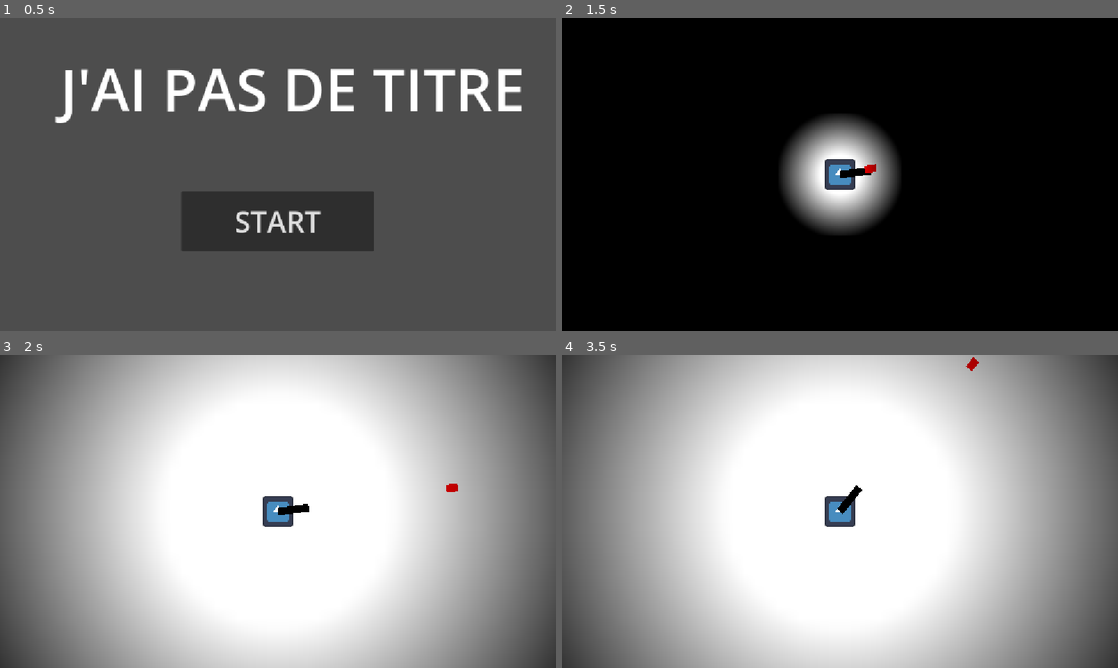
Above: before the commit, frames 1-4 (two rows, left to right).
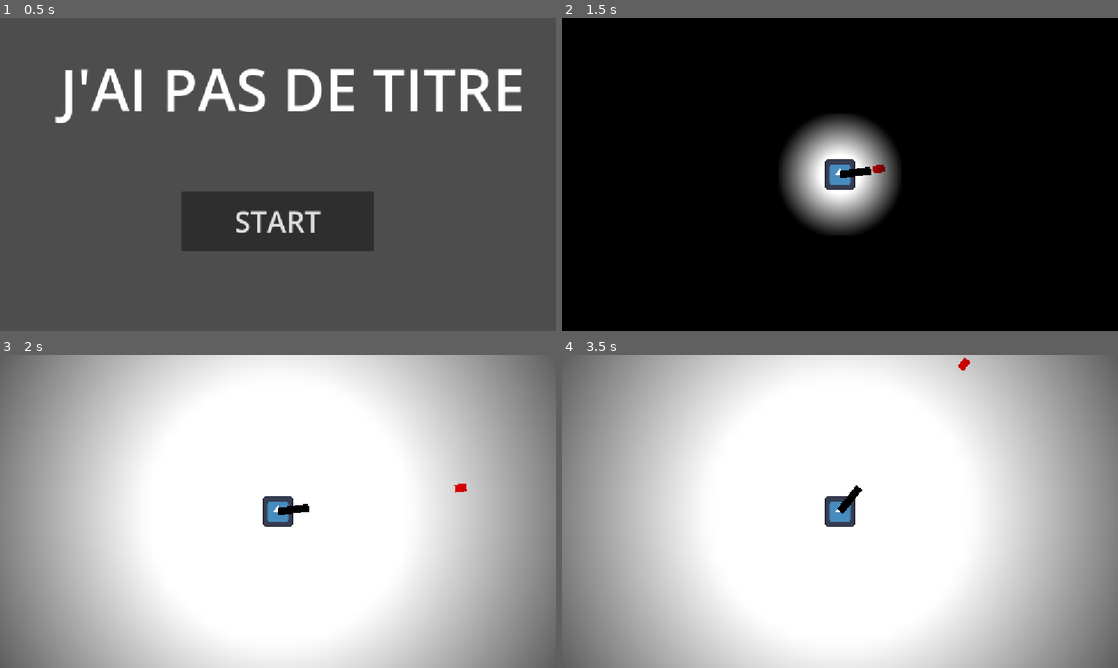
Above: after the commit, the same moments.

Repository: PandaMaki/game-jam-baudo
Game: Godot game, scene res://scenes/UI/main.tscn
Two runs of this game, one before a commit and one after it. Both use one fixed random seed, a clock stepped at 60 frames per second and the inputs below. The engine's default icon, where the game draws it, is replaced by a stand-in: a white triangle on a blue panel in a dark square.
Inputs (mouse positions are in pixels of both pictures, inside the frame that each line leads up to):
- Up to frame 1 (0.5 s): no input
- Up to frame 2 (1.5 s): click "START" at 0.5 s; tap Enter (ui_accept) at 1.25 s; move the mouse to (962, 158) at 1.27 s; hold D (right) from 1.28 s (still down); tap Space (shoot) at 1.35 s
- Up to frame 3 (2 s): keep holding D (right); tap Enter (ui_accept) at 1.52 s
- Up to frame 4 (3.5 s): move the mouse to (728, 527) at 2.02 s; tap Space (shoot) at 2.1, 2.85 s; tap Enter (ui_accept) at 2.27 s; move the mouse to (895, 442) at 2.77 s; release D (right) at 2.78 s; hold A (left) from 2.78 s (still down)

Frame 1 is identical in both runs. In frame 2, 0.1% of the frame differs, in the area x 47-59%, y 45-55%; in frame 3, 44%, in the area x 0-100%, y 0-100%; in frame 4, 44%.

Commit message:
Les collisions ne bugs plus
j'ai reduis un touuuut petit peu la taille du player, j'ai fais en sorte qu'on puisse pas se déplacer pendant que le tween se fait, donc j'ai un peu accéléré le tween pour pas que ce soit trop lent

Diff:
--- a/scenes/player/player.gd
+++ b/scenes/player/player.gd
@@ -6,7 +6,7 @@
 
 @export var taille_case = 64
 # Durée (en secondes) pour glisser d'une case à l'autre
-@export var duree_deplacement = 0.12
+@export var duree_deplacement = 0.08
 
 # Vrai pendant l'animation : empêche de lancer un 2e déplacement en même temps
 var en_mouvement = false
@@ -17,6 +17,9 @@
 	tween.tween_property($PointLight2D, "texture_scale", 10.0, 0.2)
 
 func _unhandled_input(event: InputEvent) -> void:
+	if en_mouvement:
+		return
+
 	if event.is_action_pressed("up"):
 		essayer_deplacer(Vector2.UP)
 	elif event.is_action_pressed("down"):
--- a/scenes/player/player.tscn
+++ b/scenes/player/player.tscn
@@ -34,10 +34,11 @@
 metadata/_edit_group_ = true
 
 [node name="AnimatedSprite2D" type="AnimatedSprite2D" parent="." unique_id=783419885]
-scale = Vector2(0.5, 0.5)
+scale = Vector2(0.495, 0.495)
 sprite_frames = SubResource("SpriteFrames_clr57")
 
 [node name="CollisionShape2D" type="CollisionShape2D" parent="." unique_id=1567083766]
+scale = Vector2(0.99, 0.99)
 shape = SubResource("RectangleShape2D_clr57")
 
 [node name="Camera2D" type="Camera2D" parent="." unique_id=1252639716]
